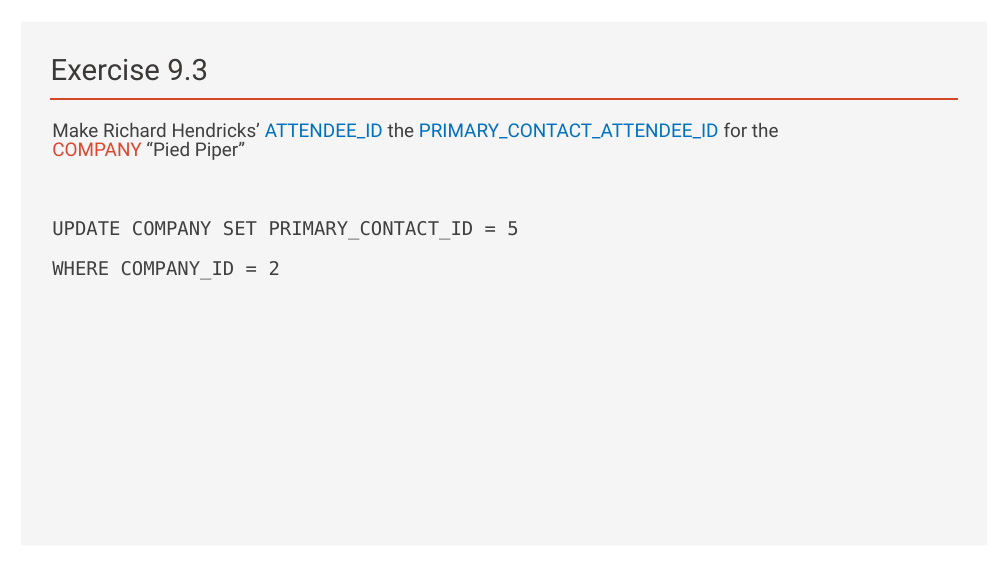
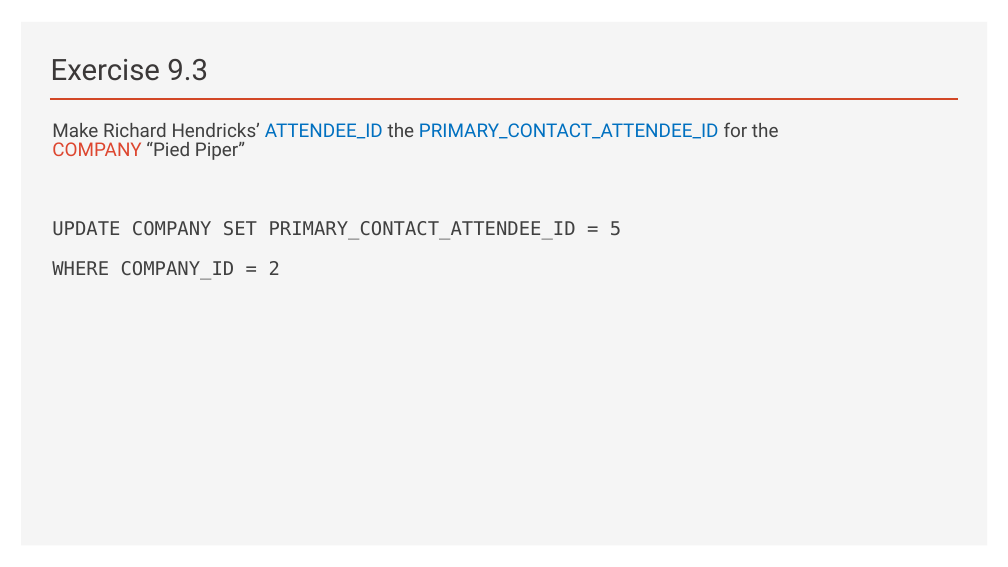
Before and after one commit to thomasnield/oreilly_sql_fundamentals_for_data, a slide deck: slide 76 of notes_and_slides/sql_fundamentals_slides.pptx. Drawn at 1008x567 pixels with LibreOffice and Linux fonts; fonts in the diff are those of the drawing. Boxes give left, top, right and bottom in pixels: in the first picture for what was removed or moved away, otherwise in the second. Text is boxed around its words. In the diff, an @@ line names an element or a change of style, - is before the commit and + after.

```diff
--- a/notes_and_slides/sql_fundamentals_slides.pptx
+++ b/notes_and_slides/sql_fundamentals_slides.pptx
@@ text at (x1=52, y1=221, x2=621, y2=240): text changed @@
-UPDATE COMPANY SET PRIMARY_CONTACT_ID = 5
+UPDATE COMPANY SET PRIMARY_CONTACT_ATTENDEE_ID = 5
```
Also in this commit, not shown: 2 other slides changed, 5 other files.
